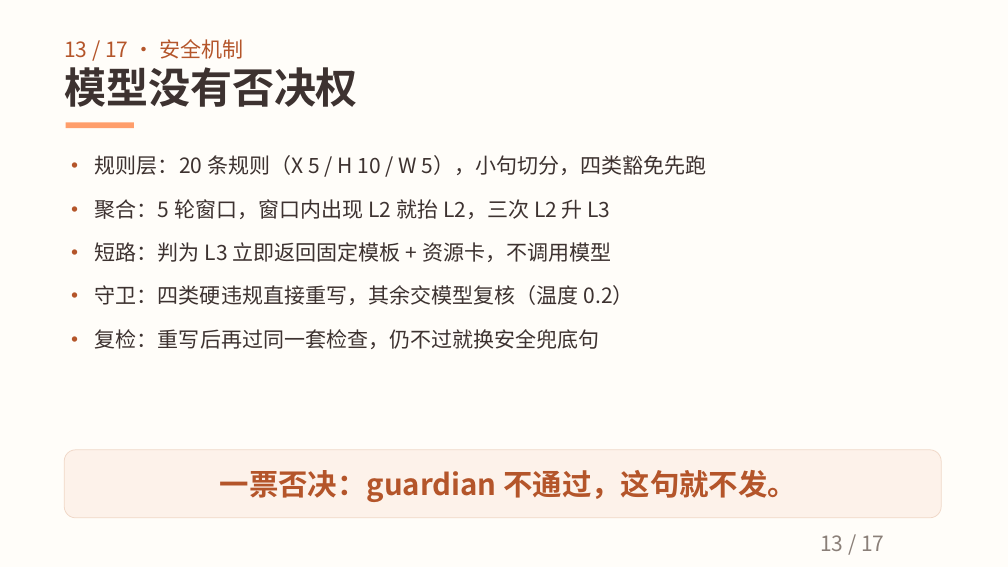
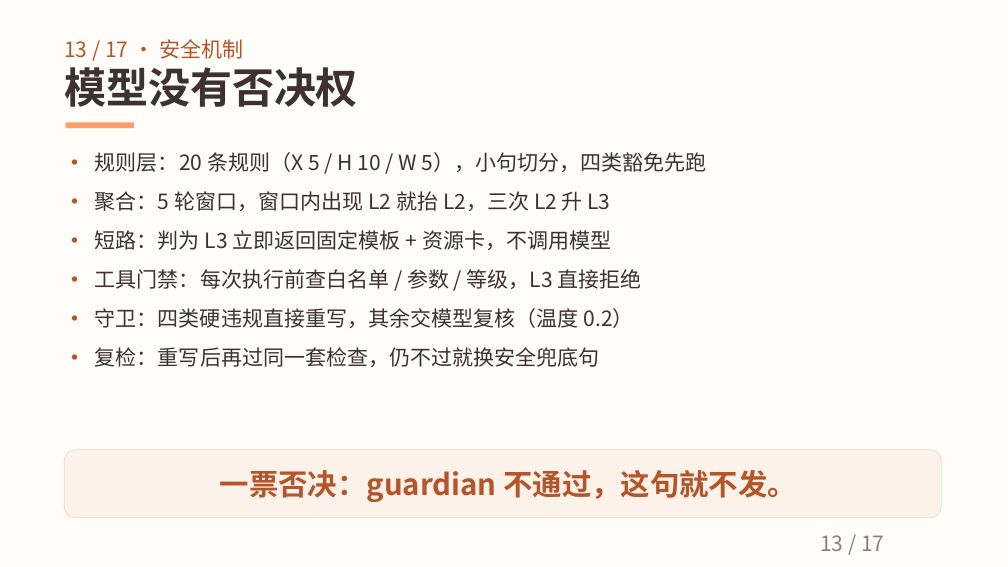
Before and after one commit to nanxiangzizui/xinyu, a slide deck: slide 13 of docs/02_项目方案.pptx. Drawn at 1008x567 pixels with LibreOffice and Linux fonts; fonts in the diff are those of the drawing. Boxes give left, top, right and bottom in pixels: in the first picture for what was removed or moved away, otherwise in the second. Text is boxed around its words. In the diff, an @@ line names an element or a change of style, - is before the commit and + after.

```diff
--- a/docs/02_项目方案.pptx
+++ b/docs/02_项目方案.pptx
@@ text at [95, 152, 707, 367]: less space between paragraphs @@
@@ text at [95, 269, 642, 289]: paragraph added @@
+· 工具门禁：每次执行前查白名单 / 参数 / 等级，L3 直接拒绝
```
Also in this commit, not shown: 9 other slides changed, 2 slides added, 2 slides removed, 51 other files.
